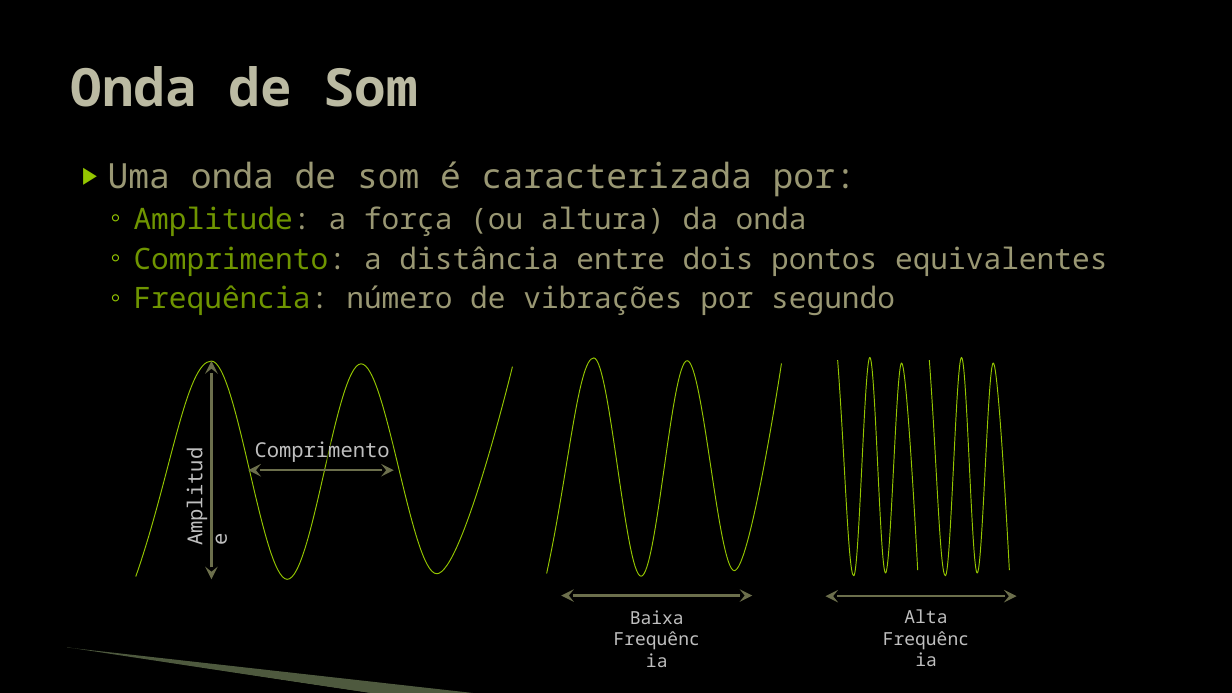
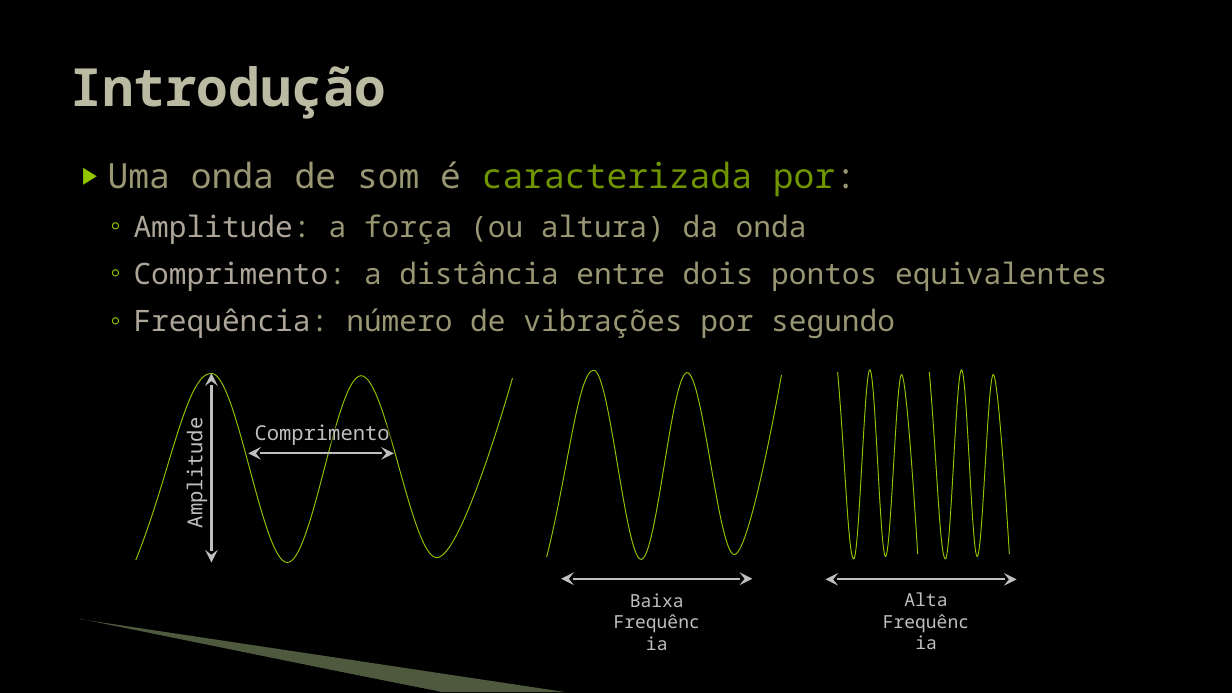
Before and after one commit to JudsonSS/Jogos, a slide deck: slide 4 of Slides/15. Reprodução de Áudio.pptx. Drawn at 1232x693 pixels with LibreOffice and Linux fonts; fonts in the diff are those of the drawing; background and template pictures are left out. Boxes give left, top, right and bottom in pixels: in the first picture for what was removed or moved away, otherwise in the second. Text is boxed around its words. In the diff, an @@ line names an element or a change of style, - is before the commit and + after.

```diff
--- a/Slides/15. Reprodução de Áudio.pptx
+++ b/Slides/15. Reprodução de Áudio.pptx
@@ title at [71, 66, 387, 119]: text changed @@
-Onda de Som
+Introdução
@@ text "Uma onda de som é ..." at [108, 161, 1107, 338]: text colour #999773 to #6F9400 in "caracterizada por:"; text colour #6F9400 to #ADA598 in "Amplitude:", "Comprimento:", "Frequência:"; more space between paragraphs @@
@@ freeform shape: place and size @@
-freeform shape at [136, 361, 513, 579]
+freeform shape at [136, 373, 513, 563]
@@ double arrow moved from (212, 579) - (212, 361) to (212, 563) - (212, 373) @@
@@ double arrow (212, 563) - (212, 373): stroke #6C6F4C 1.75 pt to #BFBFBF 1.75 pt @@
@@ freeform shape: place and size @@
-freeform shape at [547, 358, 782, 576]
+freeform shape at [547, 371, 782, 560]
@@ freeform shape: place and size @@
-freeform shape at [838, 358, 919, 576]
+freeform shape at [838, 370, 919, 559]
@@ freeform shape: place and size @@
-freeform shape at [930, 358, 1010, 576]
+freeform shape at [930, 370, 1010, 559]
@@ text "Amplitude" at [180, 431, 208, 525]: alignment left to centre @@
@@ double arrow (249, 454) - (394, 454): stroke #6C6F4C 1.75 pt to #BFBFBF 1.75 pt @@
@@ 3 double arrows, 2 texts: place and size @@
-3 double arrows, 2 texts at [249, 437, 1017, 624]
+3 double arrows, 2 texts at [249, 421, 1017, 607]
@@ double arrow (561, 579) - (752, 579): stroke #6C6F4C 1.75 pt to #BFBFBF 1.75 pt @@
@@ double arrow (825, 579) - (1017, 579): stroke #6C6F4C 1.75 pt to #BFBFBF 1.75 pt @@
@@ text "Alta Frequência": place and size @@
-text "Alta Frequência" at [904, 609, 947, 623]
+text "Alta Frequência" at [904, 592, 947, 606]
@@ freeform shape: place and size @@
-freeform shape at [66, 649, 374, 693]
+freeform shape at [78, 621, 440, 692]
@@ freeform shape: place and size @@
-freeform shape at [67, 648, 481, 693]
+freeform shape at [80, 619, 566, 692]
```
Also in this commit, not shown: 19 other slides changed.
